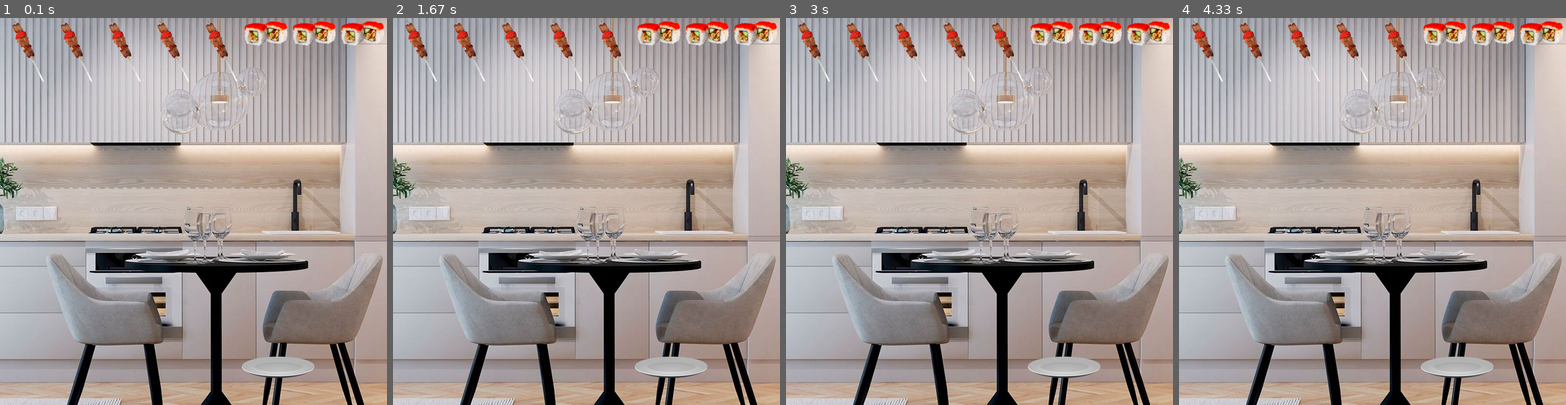
Above: before the commit, frames 1-4 (left to right).
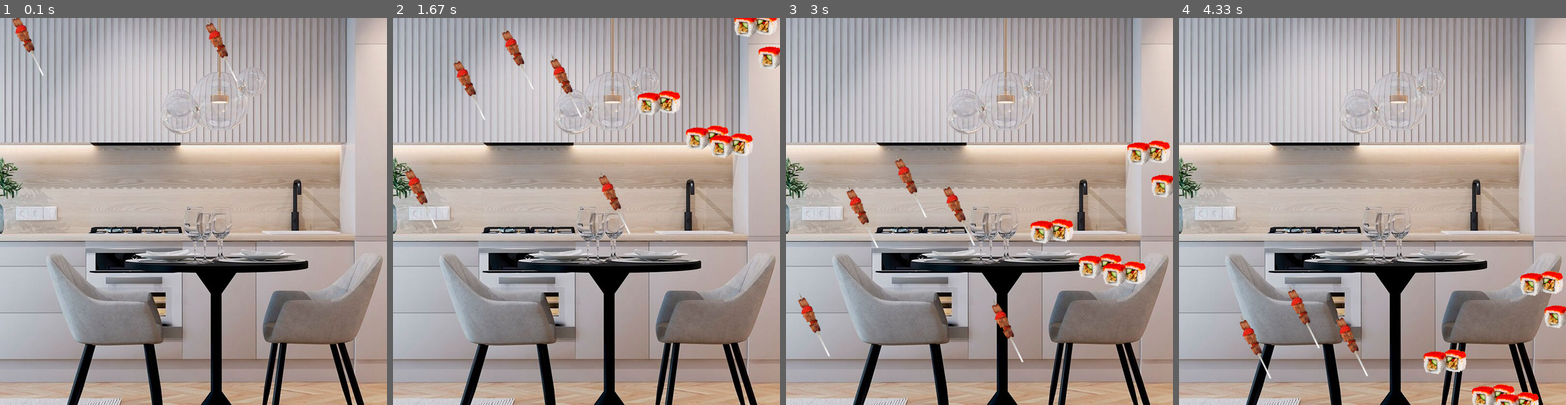
Above: after the commit, the same moments.

Repository: kicel880/pygame
Game: pygame game, started from l;l.py
Same seed, same stepped clock (60 frames per second), same inputs: the game is played once before the commit and once after it.
Inputs:
- Up to frame 1 (0.1 s): no input
- Up to frame 2 (1.67 s): hold Right 0.33-0.8 s; hold Left from 1.33 s (still down)
- Up to frame 3 (3 s): release Left at 1.87 s
- Up to frame 4 (4.33 s): no input

The runs differ from the first frame. In frame 1, 3.5% of the frame differs, in the area x 3-100%, y 0-93%; in frame 2, 6.6%; in frame 3, 7.2%; in frame 4, 6.1%.

Commit message:
Add files via upload

Diff:
--- a/l;l.py
+++ b/l;l.py
@@ -1,4 +1,5 @@
 import pygame#импортируем библеотеку pygame
+from random import *
 
 class Food():#создание класса
     def __init__(self, a, c, d):#создание конструктора   в нем создается свойство   он вызывается при создании объекта
@@ -6,6 +7,17 @@
         self.rect = self.image.get_rect()#получение прямоугольника от картинки,это свойство
         self.rect.x = c #свойство
         self.rect.y = d #свойство
+
+
+    def move_plate(self):
+        keys = pygame.key.get_pressed()
+        if keys[pygame.K_LEFT]:
+            self.rect.x -= 5
+        elif keys[pygame.K_RIGHT]:
+            self.rect.x += 5
+
+    def move_food(self):
+        self.rect.y += 5
 
     def draw_image(self):#метод отрисовки картинки
         screen.blit(self.image, (self.rect.x, self.rect.y))
@@ -18,30 +30,25 @@
 pygame.display.set_caption("Undertale")
 clock = pygame.time.Clock()#фпс
 
-food1 = Food("шашлык.png", 0, 0)#создание объекта класса food
-food2 = Food("шашлык.png", 100,0)#создание объекта класса food
-food3 = Food("шашлык.png", 200,0)#создание объекта класса food
-food4 = Food("шашлык.png", 300,0)#создание объекта класса food
-food5 = Food("шашлык.png", 400,0)#создание объекта класса food
-food6 = Food("суши.png", 500,0)#создание объекта класса food
-food7 = Food("суши.png", 600,0)#создание объекта класса food
-food8 = Food("суши.png", 700,0)#создание объекта класса food
-food9 = Food("суши.png", 800,0)#создание объекта класса food
-food10 = Food("суши.png", 900,0)#создание объекта класса food
-food11 = Food("plate.png", 500, 700)#создание объекта класса food
+food1 = Food("шашлык.png", 0,randint(-400, 0)) #создание объекта класса food
+food2 = Food("шашлык.png",100,randint(-400, 0))#создание объекта класса food
+food3 = Food("шашлык.png",200,randint(-400, 0))#создание объекта класса food
+food4 = Food("шашлык.png",300,randint(-400, 0)) #создание объекта класса food
+food5 = Food("шашлык.png",400,randint(-400, 0)) #создание объекта класса food
+food6 = Food("суши.png",500,randint(-400, 0)) #создание объекта класса food
+food7 = Food("суши.png",600,randint(-400, 0))#создание объекта класса food
+food8 = Food("суши.png",650,randint(-400, 0))#создание объекта класса food
+food9 = Food("суши.png",700,randint(-400, 0))#создание объекта класса food
+food10 = Food("суши.png",750,randint(-400, 0))#создание объекта класса food
+plate = Food("plate.png",800,randint(-400, 0) )#создание объекта класса food
+food_list = [food1, food2, food3, food4, food5, food6, food7, food8, food9, food10]
 while True:#игровой цикл
     fon.draw_image() #применение метода отрисовки картинки к объекту-картинке
-    food1.draw_image()# объект класса food,применения метода отрисовки к объекту класса food
-    food2.draw_image()# объект класса food,применения метода отрисовки к объекту класса food
-    food3.draw_image()# объект класса food,применения метода отрисовки к объекту класса food
-    food4.draw_image()# объект класса food,применения метода отрисовки к объекту класса food
-    food5.draw_image()# объект класса food,применения метода отрисовки к объекту класса food
-    food6.draw_image()# объект класса food,применения метода отрисовки к объекту класса food
-    food7.draw_image()  # объект класса food,применения метода отрисовки к объекту класса food
-    food8.draw_image()  # объект класса food,применения метода отрисовки к объекту класса food
-    food9.draw_image()  # объект класса food,применения метода отрисовки к объекту класса food
-    food10.draw_image()  # объект класса food,применения метода отрисовки к объекту класса food
-    food11.draw_image()# объект класса food,применения метода отрисовки к объекту класса food
+    for i in food_list:
+        i.draw_image()
+        i.move_food()
+    plate.move_plate()#применение к методу объекта
+    plate.draw_image()
     pygame.display.update()  # оюновление содержимого экрана
     clock.tick(40)#40фпс\с
     for event in pygame.event.get():#события
